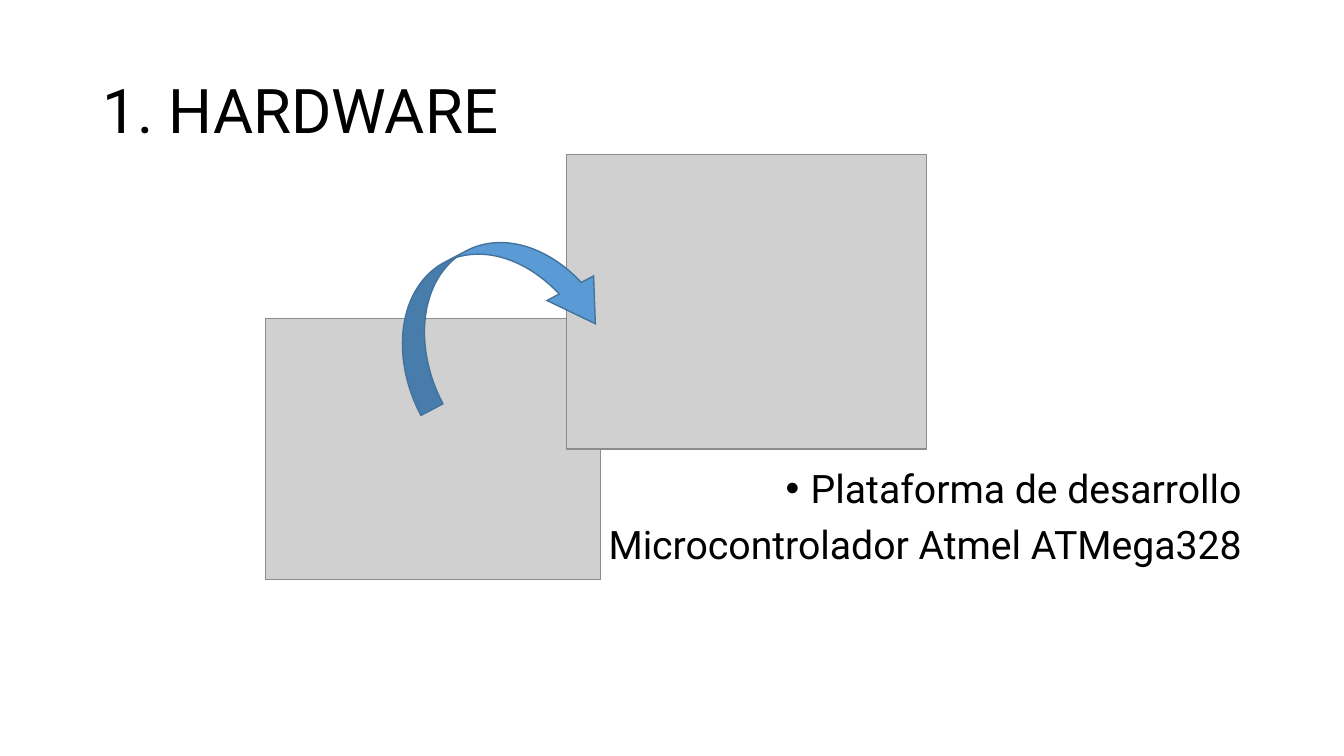
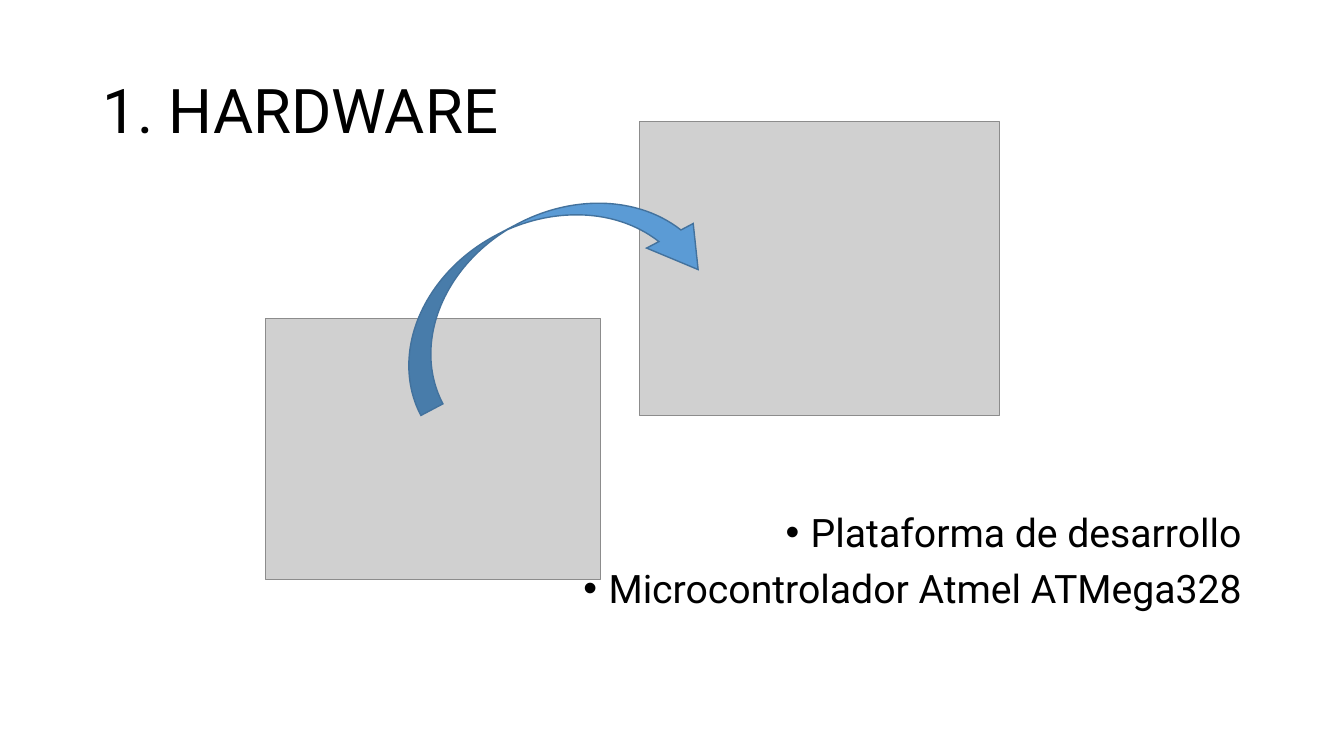
Before and after one commit to aludena18/Tesis, a slide deck: slide 8 of Telelocalización y Captura de Imágenes.pptx. Drawn at 1344x756 pixels with LibreOffice and Linux fonts; fonts in the diff are those of the drawing; grey boxes stand for pictures. Boxes give left, top, right and bottom in pixels: in the first picture for what was removed or moved away, otherwise in the second. Text is boxed around its words. In the diff, an @@ line names an element or a change of style, - is before the commit and + after.

```diff
--- a/Telelocalización y Captura de Imágenes.pptx
+++ b/Telelocalización y Captura de Imágenes.pptx
@@ curved down arrow: place and size @@
-curved down arrow at bbox=[363, 201, 619, 416]
+curved down arrow at bbox=[362, 147, 721, 416]
@@ picture: place and size @@
-picture at bbox=[567, 155, 927, 450]
+picture at bbox=[639, 122, 999, 416]
@@ text "Plataforma de desarrollo": place and size @@
-text "Plataforma de desarrollo" at bbox=[609, 473, 1242, 567]
+text "Plataforma de desarrollo" at bbox=[609, 517, 1242, 611]
```
Also in this commit, not shown: 2 other slides changed, 1 slide added.
